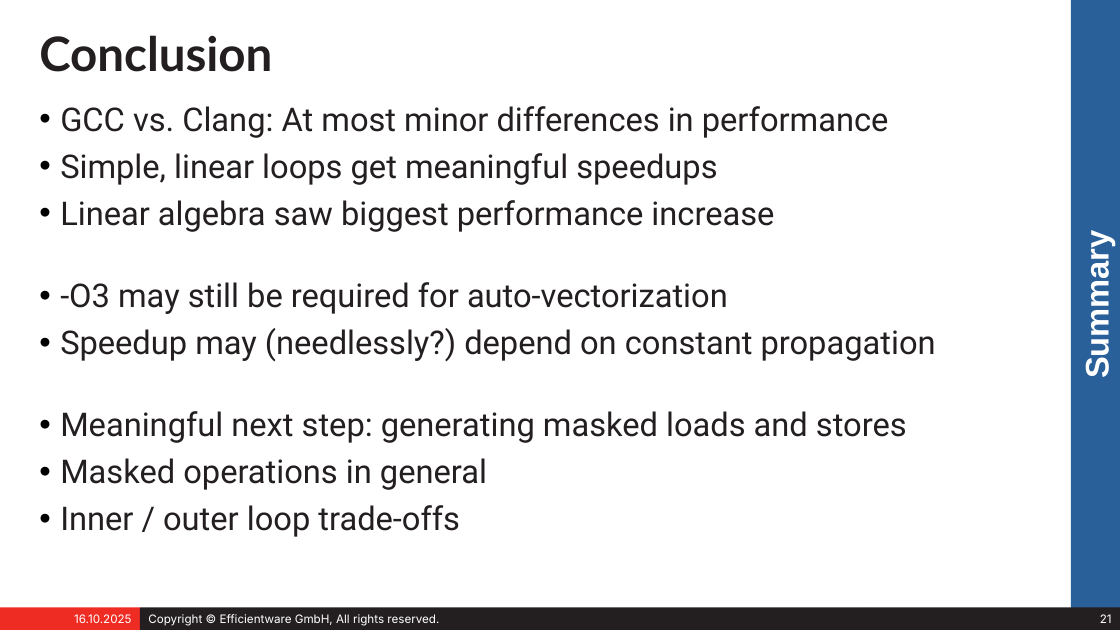
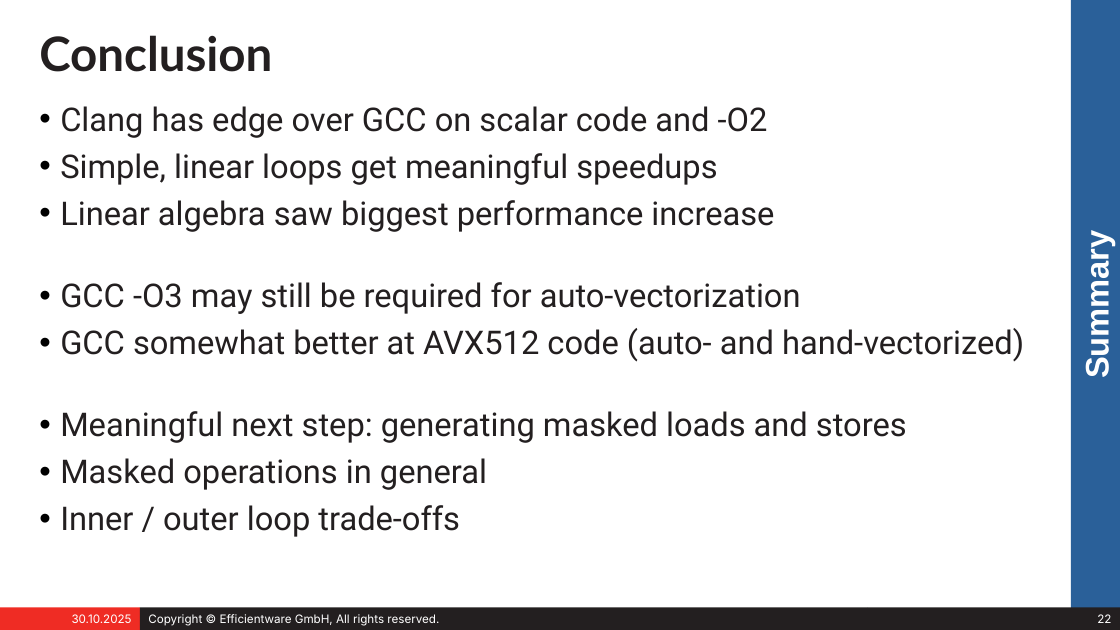
Before and after one commit to stefeff/auto-vectorization, a slide deck: slide 22 of presentation/speed_for_free.odp (slide 21 before the commit). Drawn at 1120x630 pixels with LibreOffice and Linux fonts; fonts in the diff are those of the drawing. Boxes give left, top, right and bottom in pixels: in the first picture for what was removed or moved away, otherwise in the second. Text is boxed around its words. In the diff, an @@ line names an element or a change of style, - is before the commit and + after.

```diff
--- a/presentation/speed_for_free.odp
+++ b/presentation/speed_for_free.odp
@@ text at [60, 106, 768, 138]: text changed @@
-• GCC vs. Clang: At most minor differences in performance
+• Clang has edge over GCC on scalar code and -O2
@@ text at [60, 282, 1024, 362]: text changed @@
-• -O3 may still be required for auto-vectorization
-• Speedup may (needlessly?) depend on constant propagation
+• GCC -O3 may still be required for auto-vectorization
+• GCC somewhat better at AVX512 code (auto- and hand-vectorized)
@@ text in rectangle at [72, 614, 132, 623]: text changed @@
-16.10.2025
+30.10.2025
@@ page number at [1097, 614, 1111, 623]: text changed @@
-21
+22
```
Also in this commit, not shown: 19 other slides changed, 1 slide added, 1 other file.
